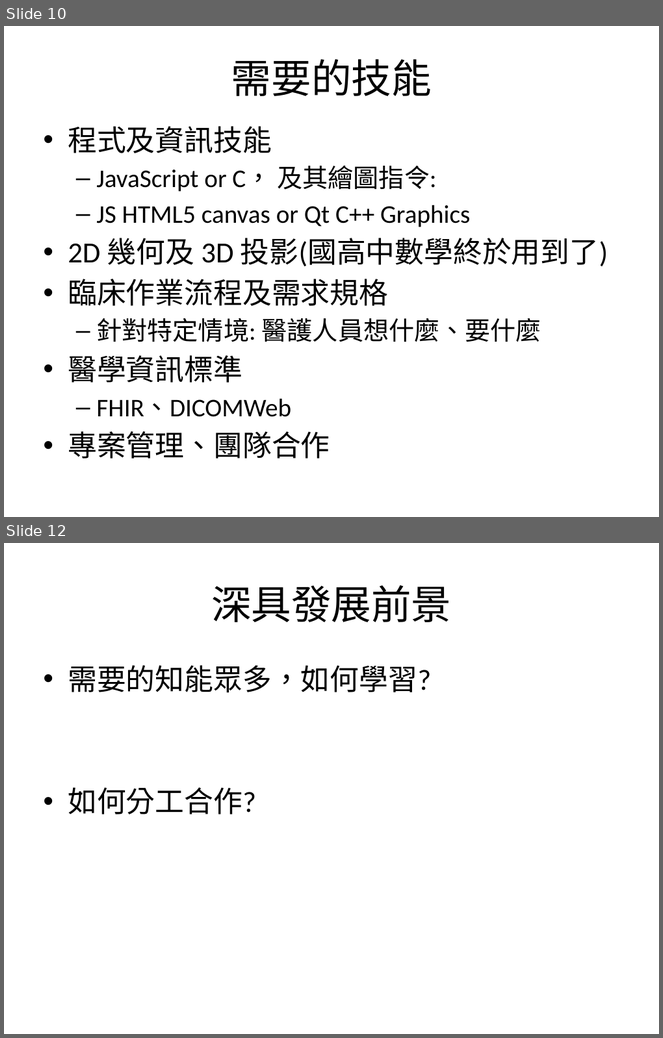
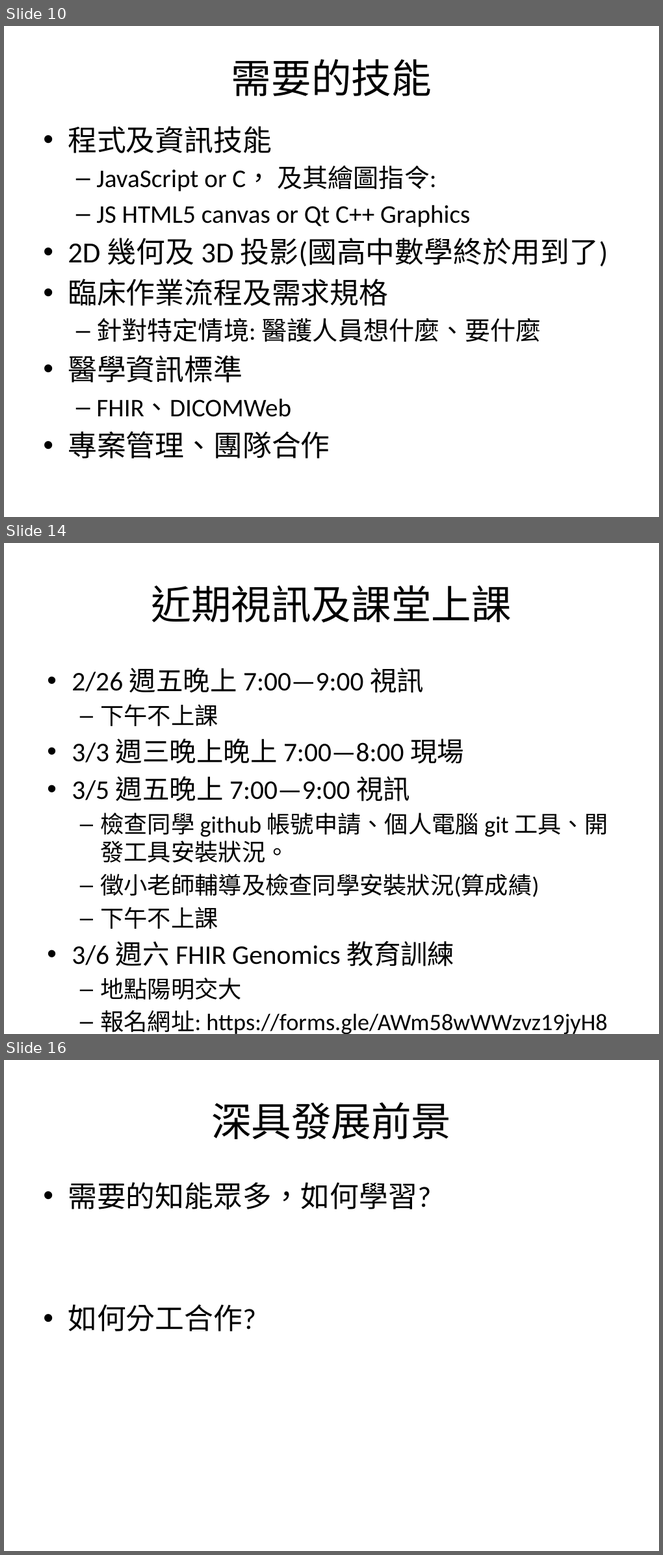
Before and after one commit to mos2718/FHIR_PACS, a slide deck: IntroductionS.pptx. Shown one above the other, each under a label of ours: slides 10 and 12 before the commit, slides 10, 14 and 16 after it; the slides between them are not shown. The pictures are 663x1038 and 663x1555 pixels, drawn with LibreOffice and Linux fonts; fonts in the diff are those of the drawing. Boxes give left, top, right and bottom in pixels: in the first picture for what was removed or moved away, otherwise in the second. Text is boxed around its words. In the diff, an @@ line names an element or a change of style, - is before the commit and + after.

```diff
--- a/IntroductionS.pptx
+++ b/IntroductionS.pptx
@@ slide 14 added at bbox=[4, 543, 659, 1034], background #FFFFFF @@
@@ title added at bbox=[152, 585, 512, 623], 44 pt, text #000000 @@
+近期視訊及課堂上課
@@ text added at bbox=[72, 668, 608, 1000], 25.9 pt, text #000000 @@
+• 2/26 週五晚上 7:00—9:00 視訊
+  – 下午不上課
+• 3/3 週三晚上晚上 7:00—8:00 現場
+• 3/5 週五晚上 7:00—9:00 視訊
+  – 檢查同學 github 帳號申請、個人電腦 git 工具、開發工具安裝狀況。
+  – 徵小老師輔導及檢查同學安裝狀況(算成績)
+  – 下午不上課
+• 3/6 週六 FHIR Genomics 教育訓練
+  – 地點陽明交大
+  – 報名網址: https://forms.gle/AWm58wWWzvz19jyH8
@@ what was slide 12 is now slide 16 @@
```
Also in this commit, not shown: 2 slides changed, 3 other slides added, 1 other file.
